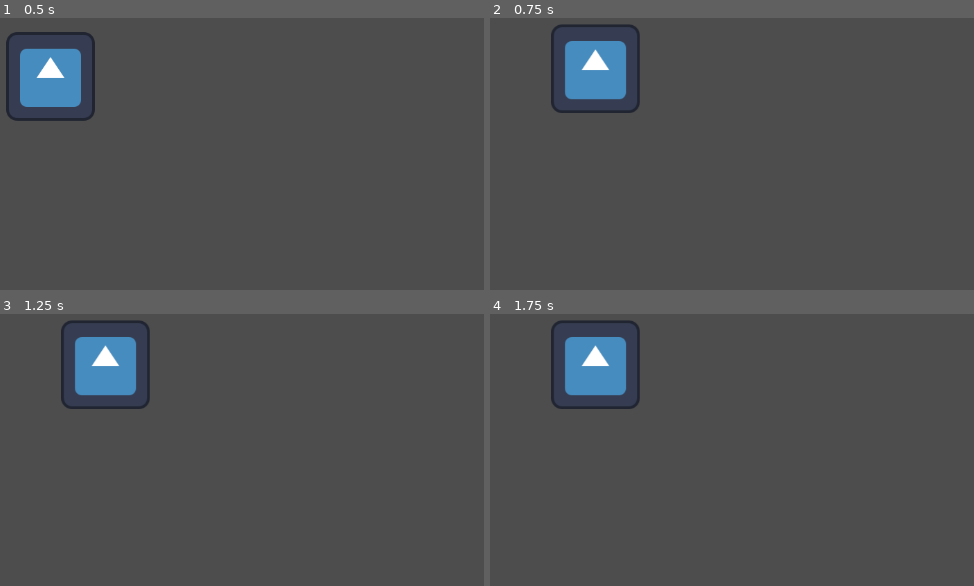
Above: before the commit, frames 1-4 (two rows, left to right).
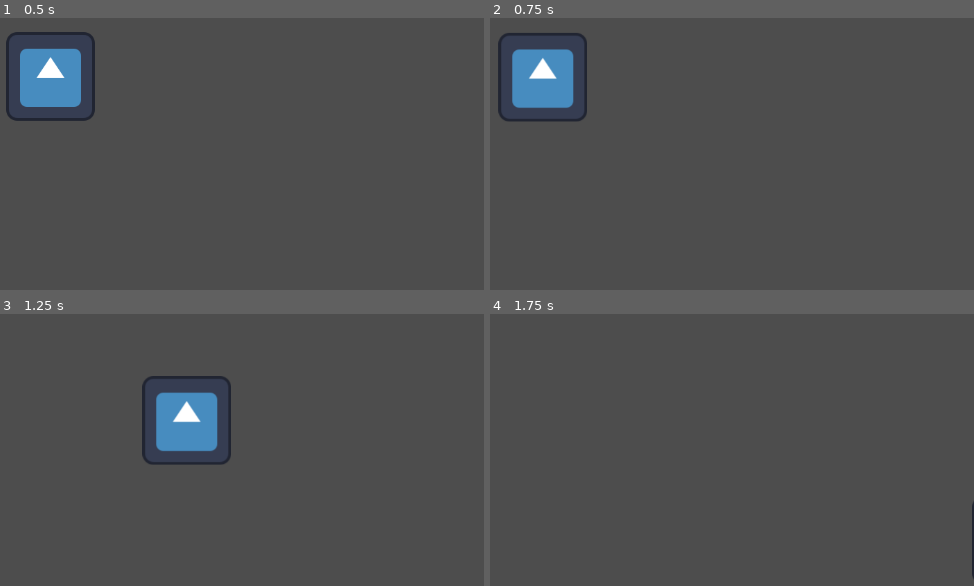
Above: after the commit, the same moments.

Repository: unsaltedkale/Quilt
Game: Godot game, scene res://Andy's Path/Scenes/ProjectileTest.tscn
The game is run twice, just before and just after one commit, with the same random seed, the same clock (stepped at 60 frames per second) and the same inputs. This scene is started directly instead of the project's main scene. The engine's default icon, where the game draws it, is replaced by a stand-in: a white triangle on a blue panel in a dark square.
Inputs (mouse positions are in pixels of both pictures, inside the frame that each line leads up to):
- Up to frame 1 (0.5 s): no input
- Up to frame 2 (0.75 s): tap Enter at 0.5 s; move the mouse to (751, 47) at 0.52 s; hold D (move_right) from 0.53 s (still down); click (751, 47) at 0.67 s
- Up to frame 3 (1.25 s): keep holding D (move_right); tap Space (jump) at 0.77 s
- Up to frame 4 (1.75 s): keep holding D (move_right); move the mouse to (outside the picture) at 1.27 s; tap Space (jump) at 1.52 s

Frame 1 is identical in both runs. In frame 2, 6.1% of the frame differs, in the area x 1-31%, y 2-38%; in frame 3, 7.1%, in the area x 12-48%, y 2-56%; in frame 4, 3.7%.

Commit message:
Projectile

Diff:
--- a/Andy's Path/Scripts/Projectile.gd
+++ b/Andy's Path/Scripts/Projectile.gd
@@ -2,15 +2,19 @@
 
 var speed = 20
 var mousePosition
-var pressedPosition;
-var direction
+var pressedPosition
+var direction = Vector2.ZERO
 var isPressed = false
+var acceleration = Vector2(0, 9.8)
+var velocity = Vector2.ZERO
 
-func _process(delta: float) -> void:
-	print(isPressed)
+func _process(_delta: float) -> void:
 	if isPressed == true:
 		direction = pressedPosition - self.position
-		self.position += speed * direction.normalized()
+	if direction != Vector2.ZERO:
+		velocity += speed * direction.normalized() * _delta
+		velocity += acceleration * _delta
+		self.position += velocity
 func _input(event: InputEvent) -> void:
 	if event is InputEventMouseButton:
 		if event.pressed:
